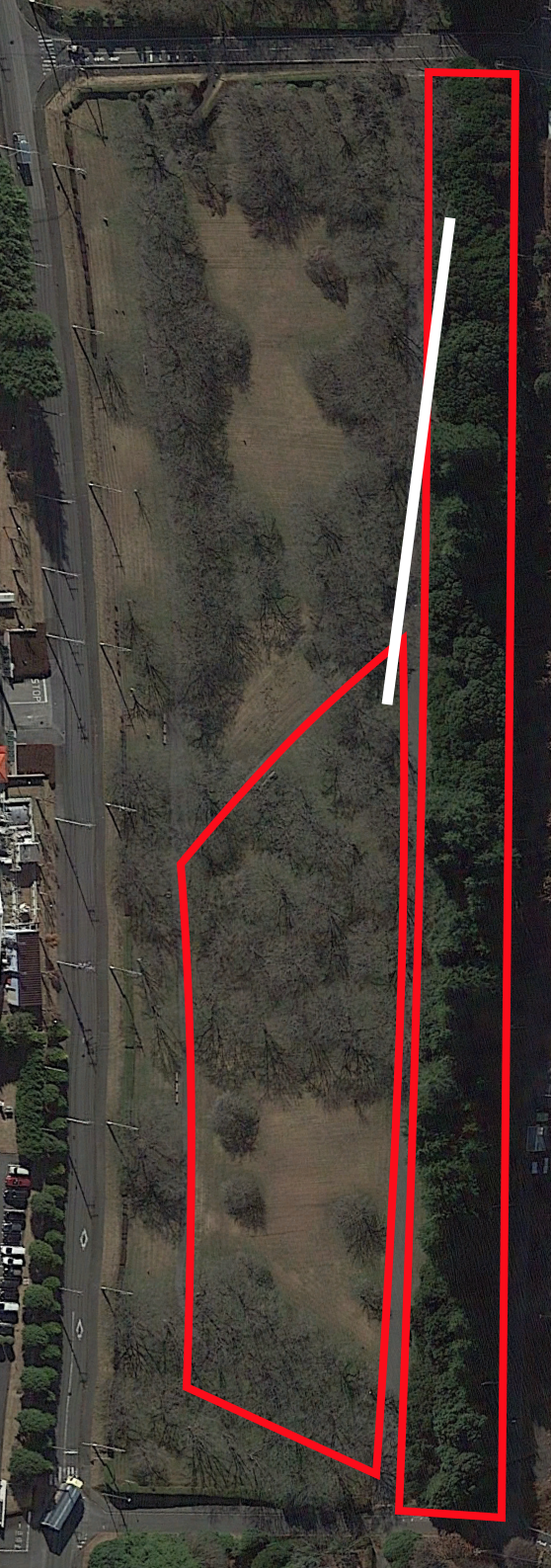
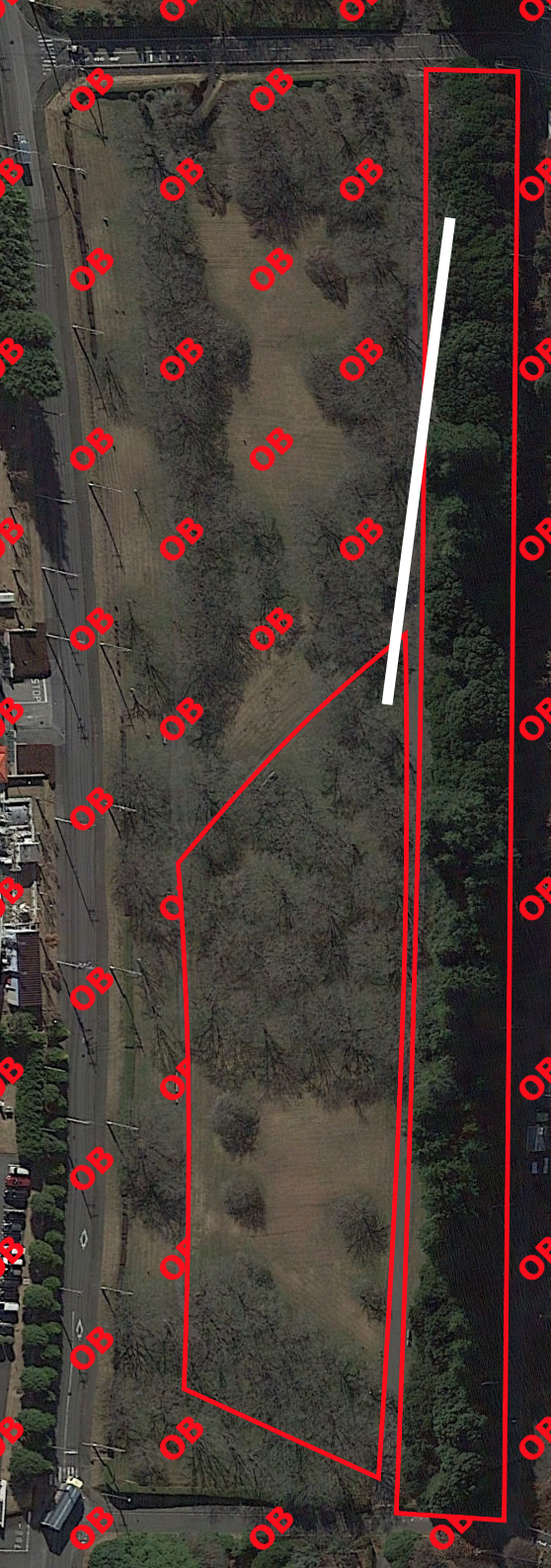
Layers edited between the first and the second 551px x 1568px image:
painted on "OB" over box(0, 0, 551, 1551)
